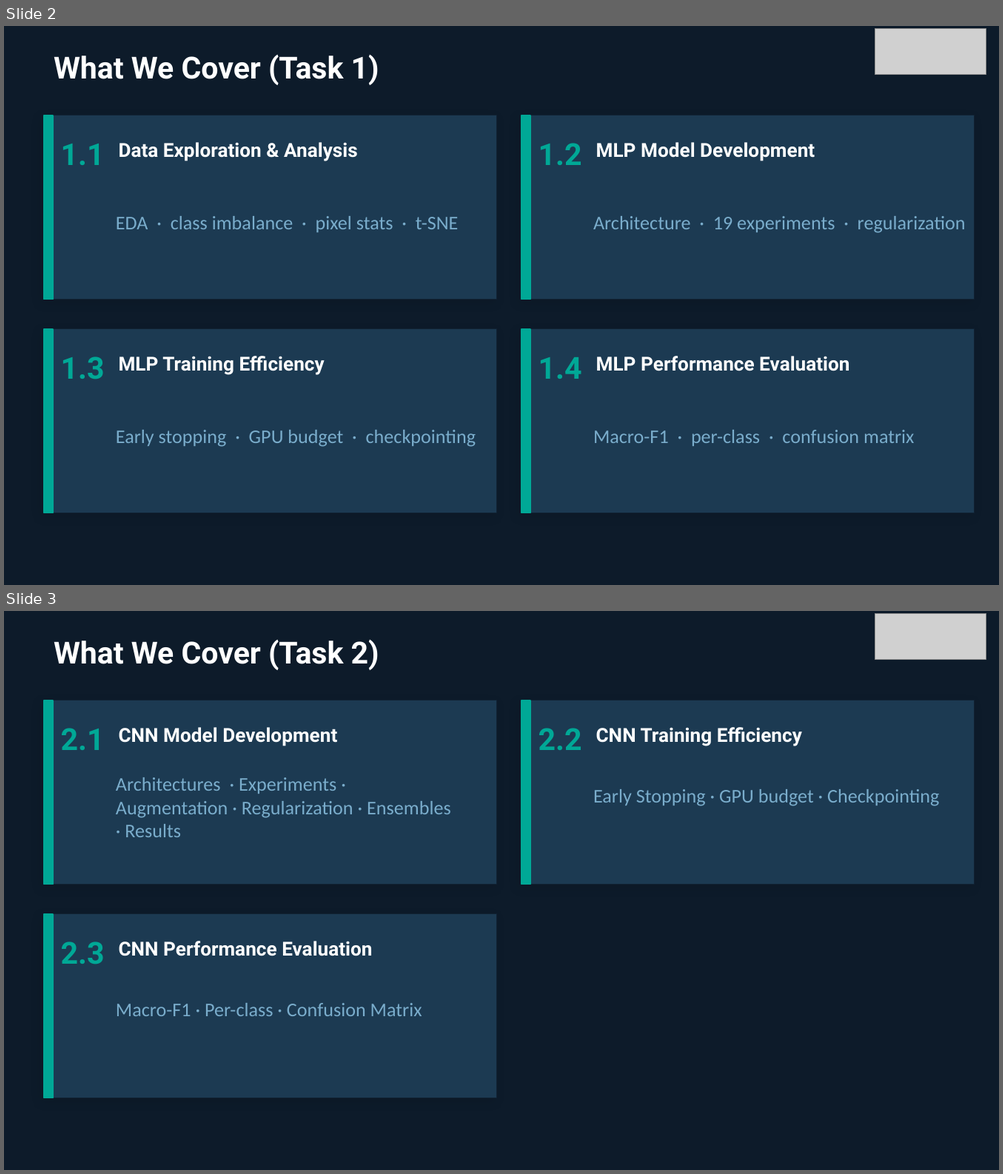
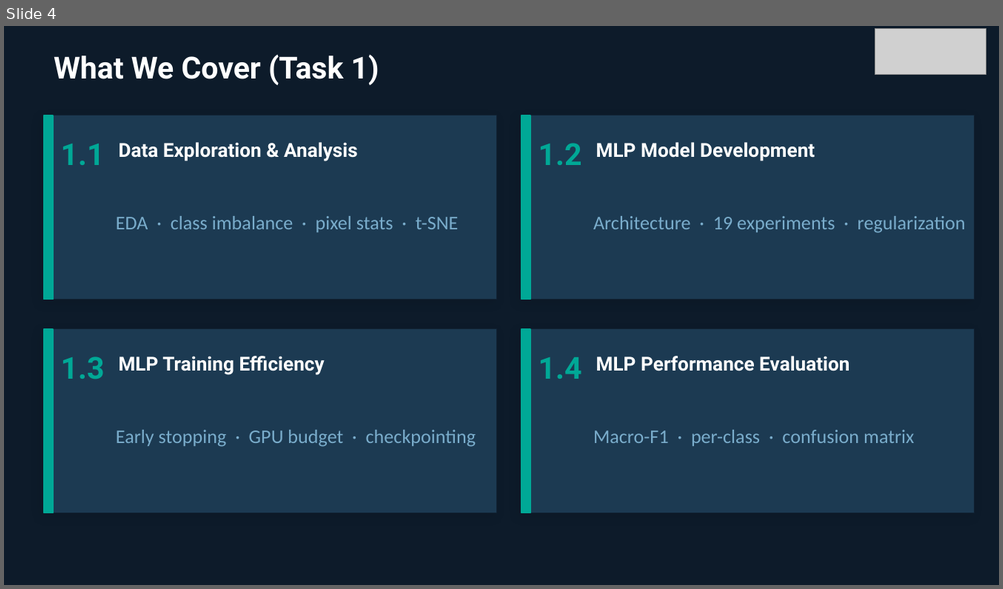
Before and after one commit to fmssilva/DL_Proj, a slide deck: assignment_1/task1/Task1_report.pptx. Shown one above the other, each under a label of ours: slides 2 and 3 before the commit, slide 4 after it. The pictures are 1003x1174 and 1003x589 pixels, drawn with LibreOffice and Linux fonts; fonts in the diff are those of the drawing; grey boxes stand for pictures. Boxes give left, top, right and bottom in pixels: in the first picture for what was removed or moved away, otherwise in the second. Text is boxed around its words. In the diff, an @@ line names an element or a change of style, - is before the commit and + after.

```diff
--- a/assignment_1/task1/Task1_report.pptx
+++ b/assignment_1/task1/Task1_report.pptx
@@ slide 3 removed at bbox=[4, 611, 999, 1170], background #0D1B2A @@
@@ picture removed at bbox=[874, 614, 986, 660] @@
@@ text removed at bbox=[54, 640, 379, 670] @@
-What We Cover (Task 2)
@@ rectangle removed at bbox=[44, 701, 496, 885] @@
@@ rectangle removed at bbox=[44, 701, 53, 885] @@
@@ rectangle removed at bbox=[521, 701, 973, 885] @@
@@ rectangle removed at bbox=[521, 701, 530, 885] @@
@@ text removed at bbox=[61, 728, 105, 750] @@
-2.1
@@ text removed at bbox=[119, 727, 337, 746] @@
-CNN Model Development
@@ text removed at bbox=[538, 728, 582, 750] @@
-2.2
@@ text removed at bbox=[596, 727, 802, 746] @@
-CNN Training Efficiency
@@ text removed at bbox=[116, 777, 451, 837] @@
-Architectures · Experiments · Augmentation · Regularization · Ensembles · Results
@@ text removed at bbox=[593, 789, 939, 806] @@
-Early Stopping · GPU budget · Checkpointing
@@ rectangle removed at bbox=[44, 914, 496, 1099] @@
@@ rectangle removed at bbox=[44, 914, 53, 1099] @@
@@ text removed at bbox=[61, 942, 105, 965] @@
-2.3
@@ text removed at bbox=[119, 941, 372, 957] @@
-CNN Performance Evaluation
@@ text removed at bbox=[116, 1003, 422, 1017] @@
-Macro-F1 · Per-class · Confusion Matrix
@@ what was slide 2 is now slide 4 @@
```
Also in this commit, not shown: 1 slide added, 1 other slide removed, 1 other file.
